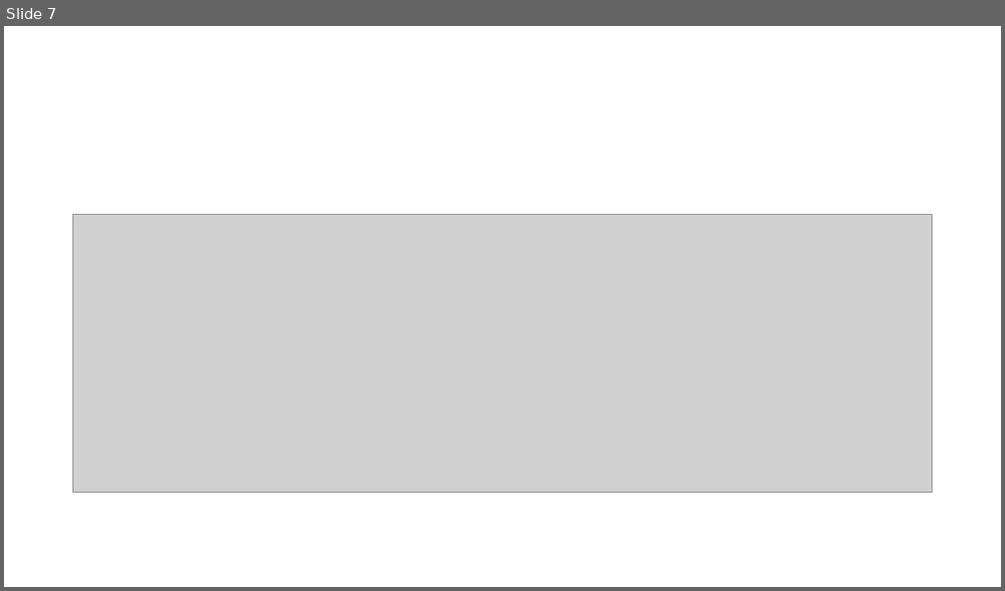
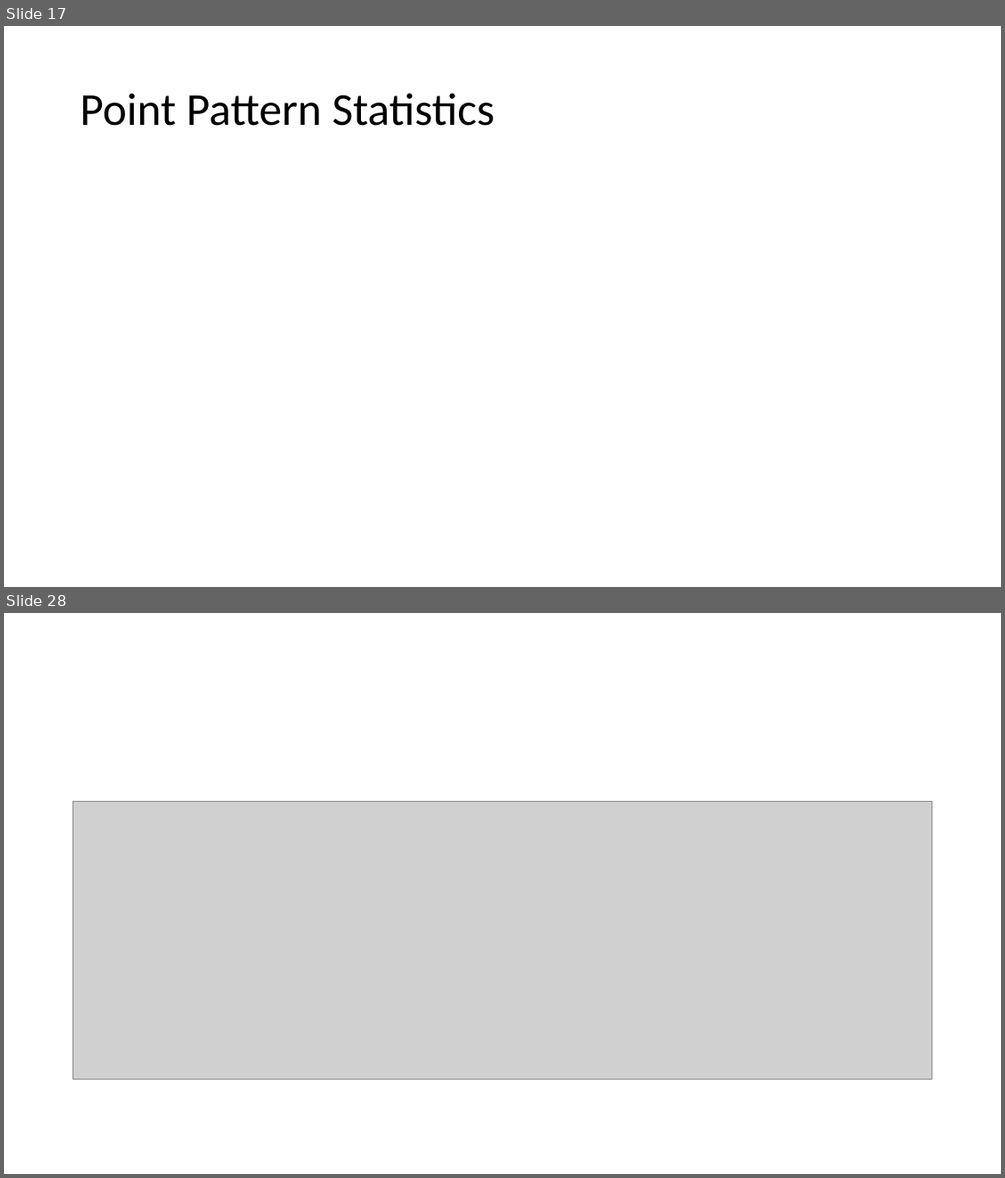
Before and after one commit to abmgis/abmgis, a slide deck: Chapter09-SpatialStatistics/Chapter9.pptx. Shown one above the other, each under a label of ours: slide 7 before the commit, slides 17 and 28 after it; the slides between them are not shown. The pictures are 1005x591 and 1005x1178 pixels, drawn with LibreOffice and Linux fonts; fonts in the diff are those of the drawing; grey boxes stand for pictures. Boxes give left, top, right and bottom in pixels: in the first picture for what was removed or moved away, otherwise in the second. Text is boxed around its words. In the diff, an @@ line names an element or a change of style, - is before the commit and + after.

```diff
--- a/Chapter09-SpatialStatistics/Chapter9.pptx
+++ b/Chapter09-SpatialStatistics/Chapter9.pptx
@@ slide 17 added at bbox=[4, 26, 1001, 587], background #FFFFFF @@
@@ title added at bbox=[80, 93, 495, 126], 44 pt, text #000000 @@
+Point Pattern Statistics
@@ what was slide 7 is now slide 28 @@
```
Also in this commit, not shown: 3 slides changed, 21 other slides added, 9 other files.
